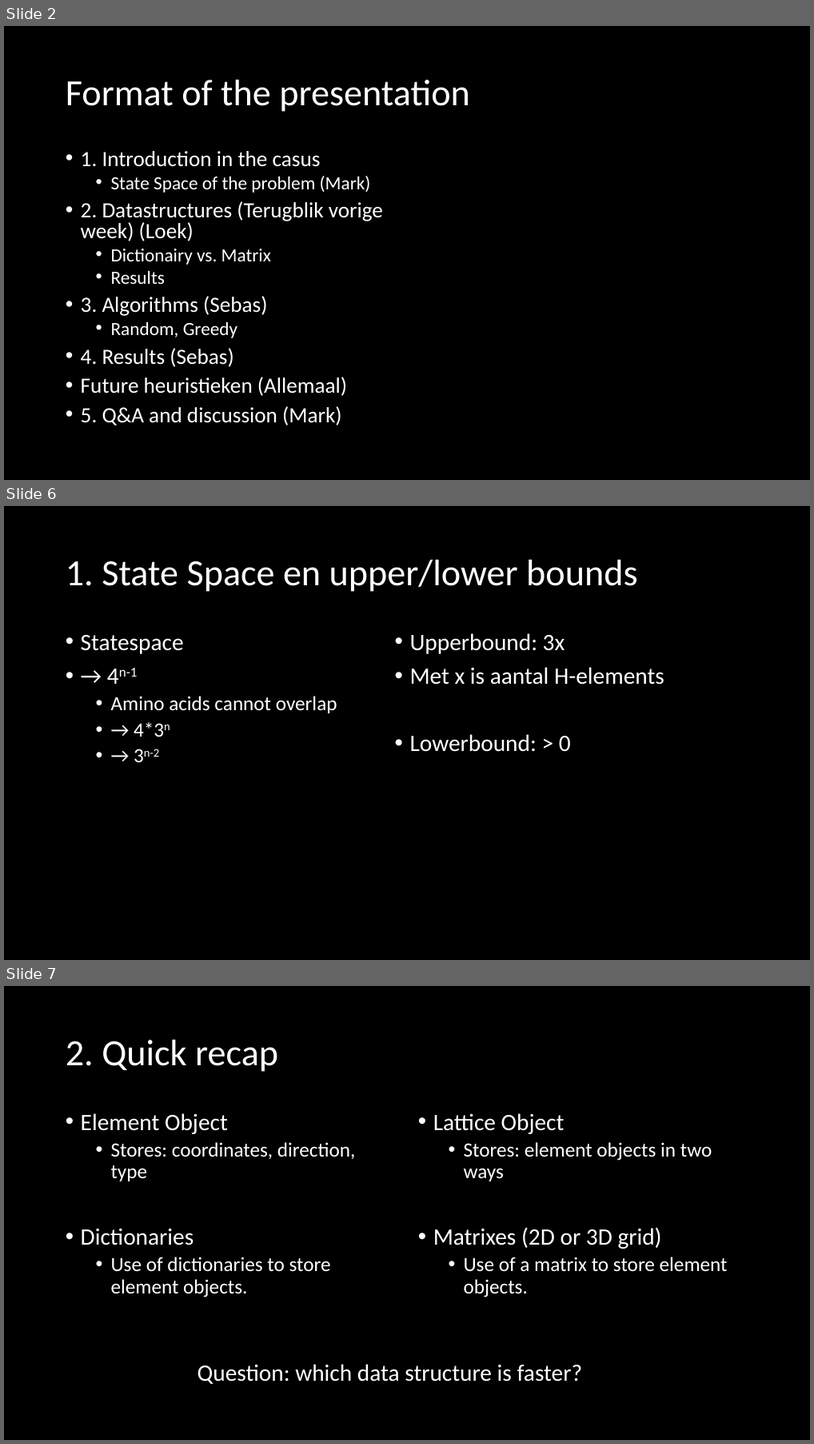
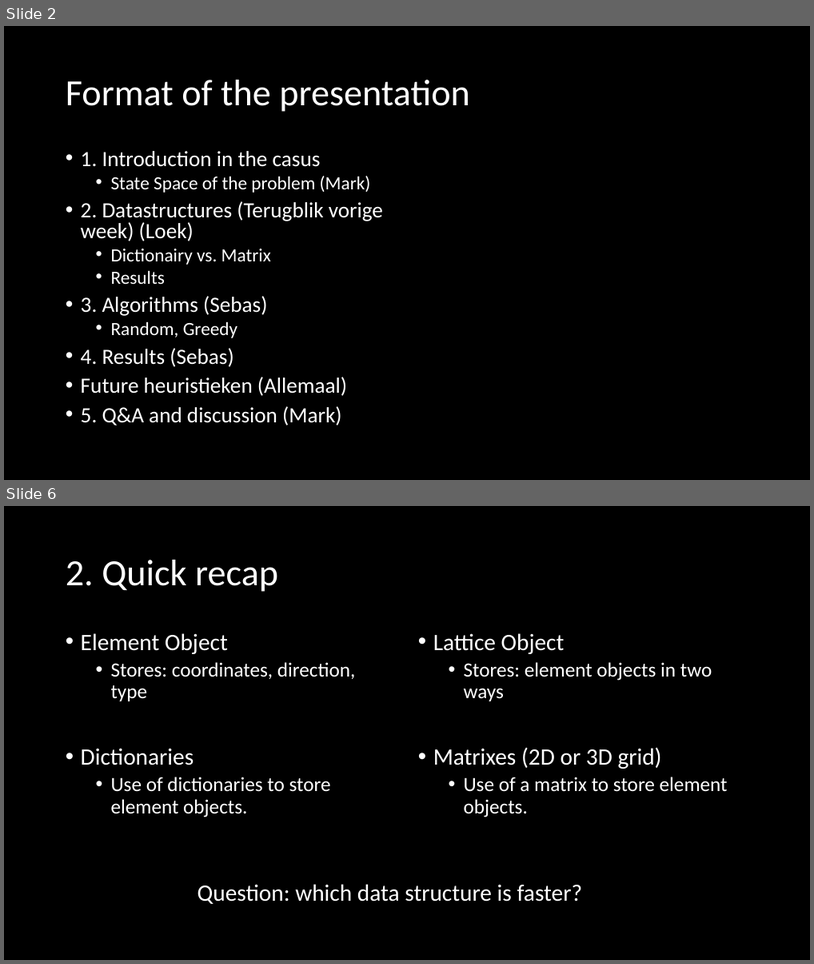
Before and after one commit to Loek21/Protein-Pow-d-er, a slide deck: Documentation/PPP, Week 2, Meeting 1.pptx. Shown one above the other, each under a label of ours: slides 2, 6 and 7 before the commit, slides 2 and 6 after it; the slides between them are not shown. The pictures are 814x1444 and 814x964 pixels, drawn with LibreOffice and Linux fonts; fonts in the diff are those of the drawing. Boxes give left, top, right and bottom in pixels: in the first picture for what was removed or moved away, otherwise in the second. Text is boxed around its words. In the diff, an @@ line names an element or a change of style, - is before the commit and + after.

Commit message:
PPP Update
Introduction and State Space

```diff
--- a/Documentation/PPP, Week 2, Meeting 1.pptx
+++ b/Documentation/PPP, Week 2, Meeting 1.pptx
@@ slide 6 removed at <box>4,506,810,960</box>, background #000000 @@
@@ title removed at <box>66,560,638,592</box> @@
-1. State Space en upper/lower bounds
@@ text removed at <box>81,635,338,756</box> @@
-• Statespace
-• → 4n-1
-  • Amino acids cannot overlap
-  • → 4*3n
-  • → 3n-2
@@ text removed at <box>410,633,665,752</box> @@
-• Upperbound: 3x
-• Met x is aantal H-elements
-• Lowerbound: > 0
@@ what was slide 7 is now slide 6 @@
```
Also in this commit, not shown: 3 slides changed.
